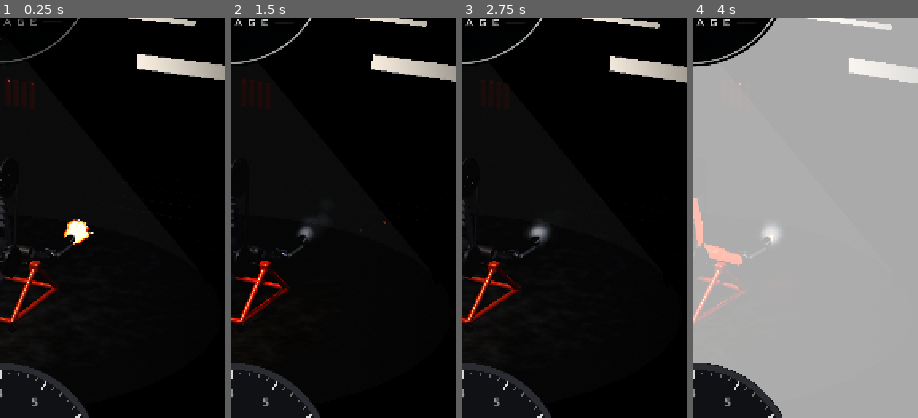
Above: before the commit, frames 1-4 (left to right).
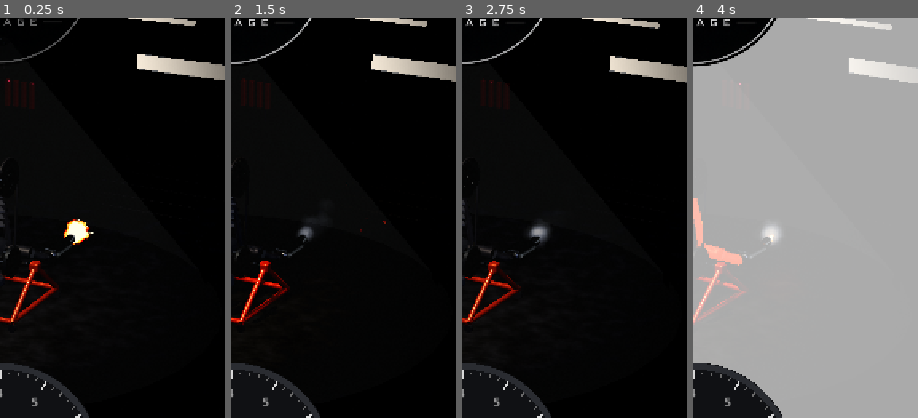
Above: after the commit, the same moments.

Repository: cergay774-ui/TerraEngine
Game: Godot game, scene res://scenes/boot.tscn
The game is run twice, just before and just after one commit, with the same random seed, the same clock (stepped at 60 frames per second) and the same inputs.
Inputs (mouse positions are % of the whole screen's width and height, from its top left):
- Up to frame 1 (0.25 s): no input
- Up to frame 2 (1.5 s): click (50, 50) at 0.67 s; move the mouse to (30, 55) at 1.27 s; click (30, 55) at 1.42 s
- Up to frame 3 (2.75 s): move the mouse to (60, 28) at 2.02 s; click (60, 28) at 2.17 s
- Up to frame 4 (4 s): move the mouse to (45, 70) at 2.77 s; click (45, 70) at 2.92 s; move the mouse to (80, 65) at 3.52 s; click (80, 65) at 3.67 s
The pictures show only the part of the screen within x 50-100%, y 23-73%; the shares and areas given below are measured in that part.

The runs differ from the first frame. In frame 1, 0.4% of the frame differs, in the area x 89-100%, y 11-16%; in frame 2, 0.4%; in frame 3, 0.3%; in frame 4, less than 0.1%.

Commit message:
WIP: effect modules in progress
Co-Authored-By: Claude Opus 5.5 <noreply@anthropic.com>
Claude-Session: https://claude.ai/code/session_01LDVNCc2wYWJ17bhJbefwWe

Diff:
--- a/game/scripts/vfx/post_fx.gd
+++ b/game/scripts/vfx/post_fx.gd
@@ -175,7 +175,7 @@
 
 func _grade() -> Vector4:
 	# контраст, насыщенность, виньетка, сплит-тон
-	return Vector4(0.32, 1.12, 0.42, 0.6)
+	return Vector4(0.5, 1.12, 0.55, 0.75)
 
 
 static func _shader_for(quality: int) -> Shader:
